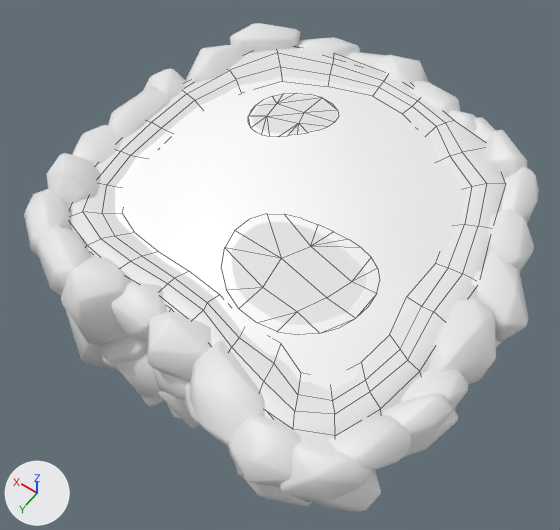
An edit to the Blender file assets/models/environment/island.blend, drawn before and after from the same camera.
Before and after are seen from a 50 mm lens placed at (-23.7, 32.0, 42.5), pointed at (0.1, -1.3, -9.9). Lighting does not change. The marker at lower left points along +X, +Y and +Z. Mesh edges are drawn as thin lines on the coarser meshes. Objects named as collision shapes, trigger or cutter boxes, shadow casters or lower levels of detail are left out.

In view in the first picture: 'Ground', 'Rocks', 'Sand'.
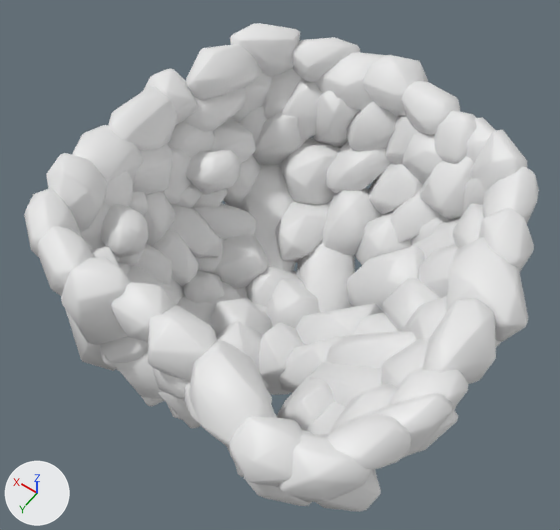
Where the change shows, as pixel boxes [x1, y1, x2, y2] in the pictures (560 x 530 px):
'Ground', hidden
    before: [71, 76, 467, 391]
'Sand', hidden
    before: [69, 46, 506, 439]
'Rocks', unchanged, uncovered by the edit
    both: [24, 23, 539, 512]

What changed in the scene script:
```text
Change ob_ground:
    add ob_ground.hide_set(True)
Change ob_sand:
    add ob_sand.hide_set(True)
```
